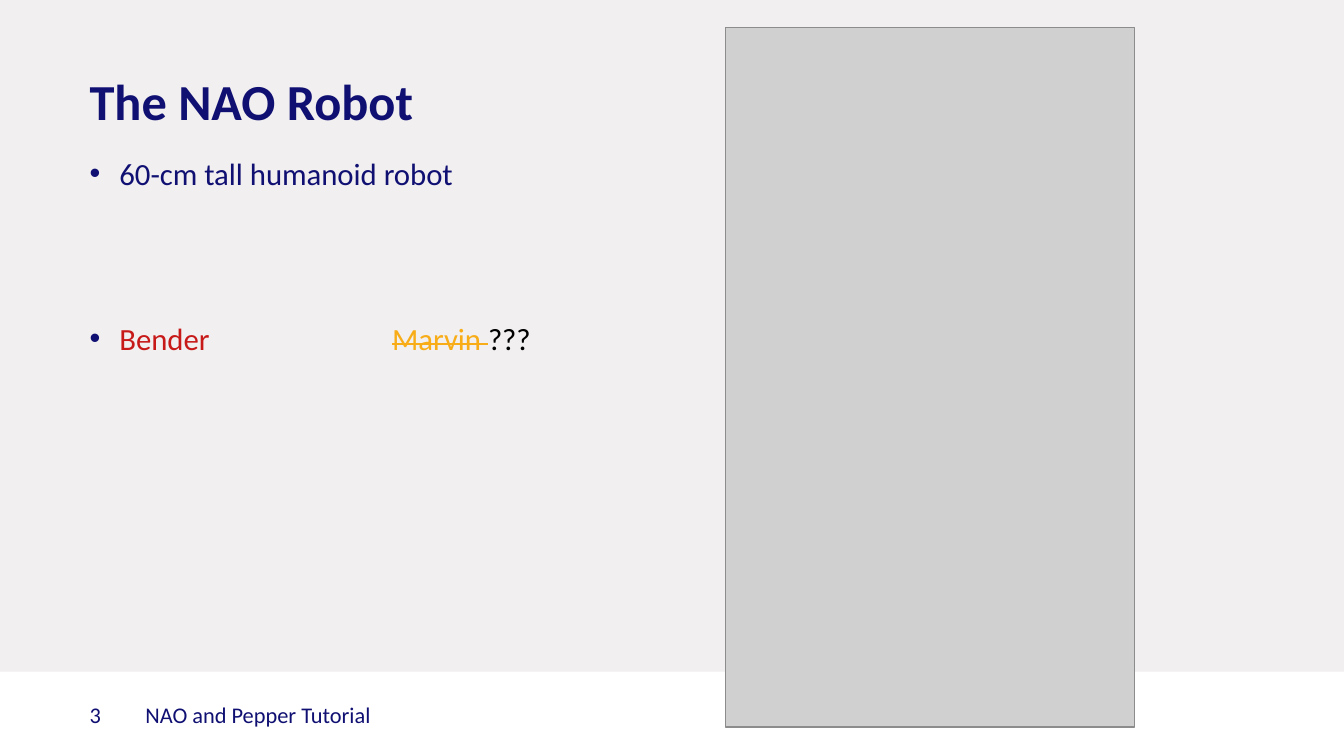
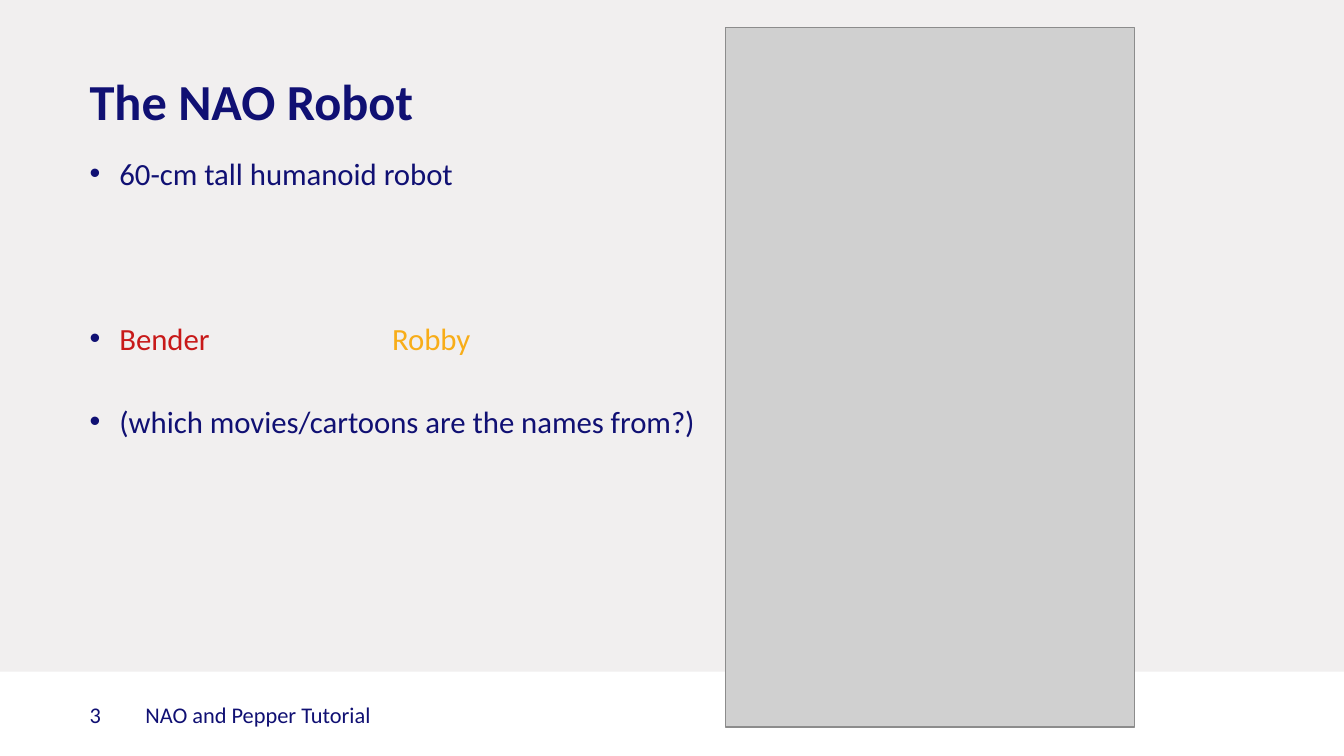
Before and after one commit to Rctue/nao-lib, a slide deck: slide 3 of Nao and Pepper.pptx. Drawn at 1344x756 pixels with LibreOffice and Linux fonts; fonts in the diff are those of the drawing; grey boxes stand for pictures; background and template pictures are left out. Boxes give left, top, right and bottom in pixels: in the first picture for what was removed or moved away, otherwise in the second. Text is boxed around its words. In the diff, an @@ line names an element or a change of style, - is before the commit and + after.

```diff
--- a/Nao and Pepper.pptx
+++ b/Nao and Pepper.pptx
@@ text at box(119, 328, 695, 437): text changed; text colour #C81919 to #101073 @@
-    • Bender Marvin ???
+    • Bender Robby
+    • (which movies/cartoons are the names from?)
```
Also in this commit, not shown: 3 other slides changed, 2 slides added, 1 other file.
